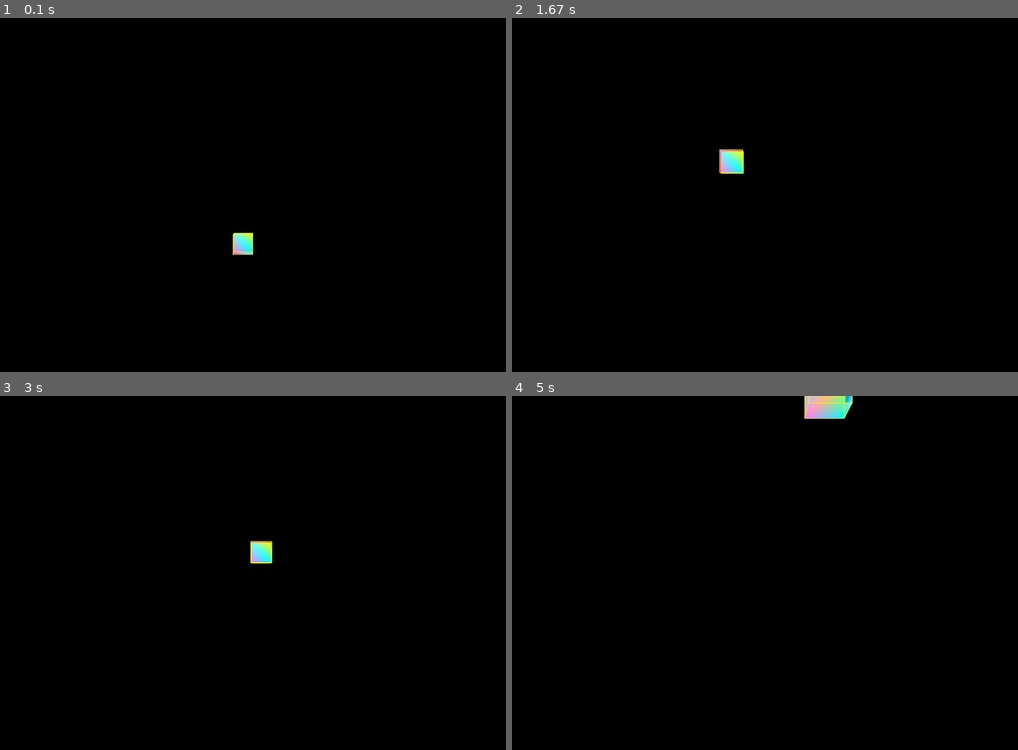
Above: before the commit, frames 1-4 (two rows, left to right).
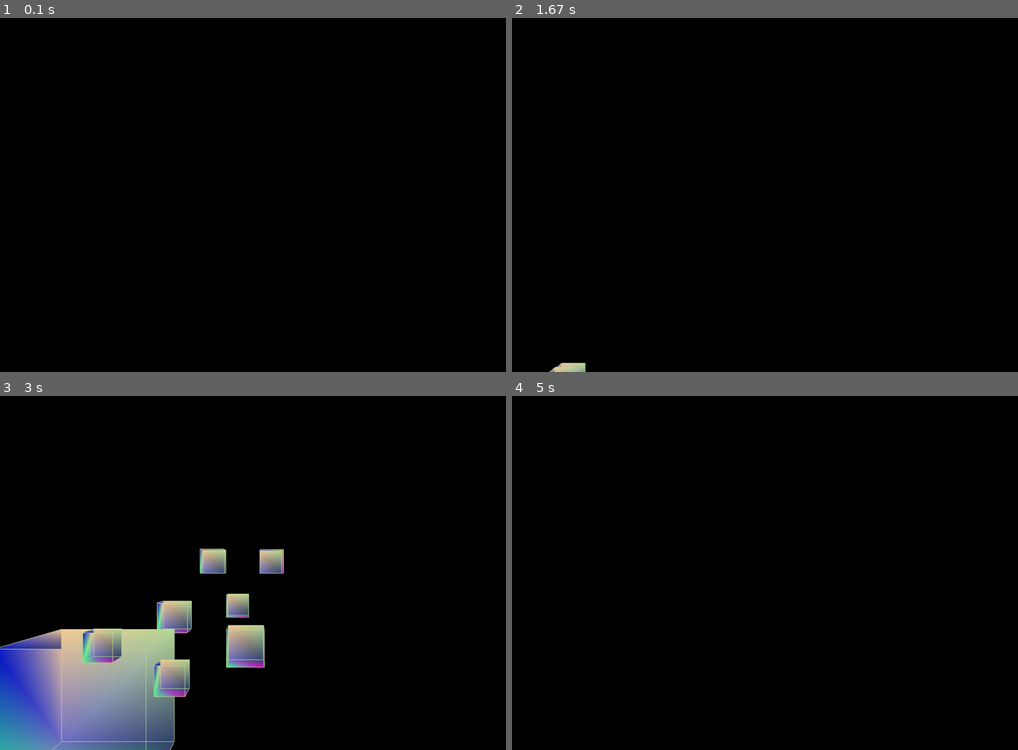
Above: after the commit, the same moments.

Repository: dvbridges/pyGames
Game: pygame game, started from OpenGL/multi_game_cube.py
Same seed, same stepped clock (60 frames per second), same inputs: the game is played once before the commit and once after it.
Inputs:
- Up to frame 1 (0.1 s): no input
- Up to frame 2 (1.67 s): hold Right 0.33-0.8 s; hold Up 0.83-1.3 s; hold Right from 1.33 s (still down)
- Up to frame 3 (3 s): release Right at 1.8 s; hold Left 1.83-2.37 s; hold Down 2.4-2.87 s; hold Left from 2.9 s (still down)
- Up to frame 4 (5 s): release Left at 3.37 s; hold Up 3.4-3.87 s; hold Right 3.9-4.53 s; hold Down from 4.57 s (still down)

The runs differ from the first frame. In frame 1, 0.3% of the frame differs, in the area x 46-50%, y 60-67%; in frame 2, 0.5%; in frame 3, 15%, in the area x 0-57%, y 40-100%; in frame 4, 0.6%.

Commit message:
Adds multiple flying cubes

Diff:
--- a/OpenGL/game_cube.py
+++ b/OpenGL/multi_game_cube.py
@@ -39,31 +39,49 @@
 	(4,5,6,7),
 	)
 
-surface_colors = (
-	(.5,1,1),
-	(1,.1,0),
-	(1,0,1),
-	(0,0,.5),
-	(0,1,1),
-	(1,0.5,1),
-	(.5,1,1),
-	(1,1,0),
-	(1,0,1),
-	(0,0,1),
-	(0,1,1),
-	(1,0.5,1),
-	)
+def Cube_color():
+	"""
+	Sets cube color
+	"""
+	surface_colors=[(random.random(),random.random(),random.random()) for x in range(12)]
+	return surface_colors
 
-def Cube():
+def Cube_list(n, max_distance):
+	"""
+	Cretes dictionary of n cubes
+	"""
+	cube_dict = {}
+	for cubes in range(n):
+		cube_dict[cubes]=set_vertices(max_distance)
+	return cube_dict
 
+def set_vertices(max_distance):
+	"""
+	Set vertices for each cube
+	"""
+	x_value_change = random.randrange(-10,10)
+	y_value_change = random.randrange(-10,10)
+	z_value_change = random.randrange(-1*max_distance,-20)
+	new_vertices=[]
+	for vert in vertices:
+		new_x=vert[0]+x_value_change
+		new_y=vert[1]+y_value_change
+		new_z=vert[2]+z_value_change
+		new_vertices.append((new_x,new_y,new_z))
+	return new_vertices
+
+
+def Cube(colors=Cube_color(),vertices=vertices):
+	"""
+	Create cubes
+	"""
 	glBegin(GL_QUADS)
 	for surface in surfaces:
 		# glColor3fv(surface_colors[surfaces.index(surface)]) ## colors based on face
 		for vertex in surface:
-			glColor3fv(surface_colors[vertex]) # colours based on vertex
+			glColor3fv(colors[vertex]) # colours based on vertex
 			glVertex3fv(vertices[vertex])
 	glEnd()
-
 
 	glBegin(GL_LINES)
 	for edge in edges:
@@ -71,7 +89,18 @@
 			glVertex3fv(vertices[vertex])
 	glEnd()
 
-def main():
+def move_cube(x_move,y_move):
+	"""
+	Move cube based on user input
+	"""
+	Cube_loc = glGetDoublev(GL_MODELVIEW_MATRIX) # get cube spatial locations
+	camera_x = Cube_loc[3][0]
+	camera_y = Cube_loc[3][1]
+	camera_z = Cube_loc[3][2]
+	glTranslatef(x_move,y_move, .6)
+	return camera_z
+
+def main():#
 	os.environ['SDL_VIDEO_CENTERED'] = '1'
 	pygame.init()
 	display = (1000,700)
@@ -81,11 +110,12 @@
 	glRotate(0,0,0,0) # Rotate cube
 	x_move,y_move,z_move = 0,0,0
 	move_inc = .3
-
-	object_passed = False
+	max_distance=100
+	number_of_cubes=30
+	cube_dict=Cube_list(number_of_cubes,max_distance)
 
 	# Start Pygame event loop
-	while not object_passed:
+	while True:
 		for event in pygame.event.get():
 			if event.type == pygame.QUIT:
 				pygame.quit()
@@ -102,18 +132,18 @@
 			if event.type == pygame.KEYUP:
 				x_move,y_move,z_move = 0,0,0
 
-		Cube_loc = glGetDoublev(GL_MODELVIEW_MATRIX) # get cube spatial locations
-		camera_x = Cube_loc[3][0]
-		camera_y = Cube_loc[3][1]
-		camera_z = Cube_loc[3][2]
-		glTranslatef(x_move,y_move, .6)
+		camera_z=move_cube(x_move,y_move)
+
 		glClear(GL_COLOR_BUFFER_BIT|GL_DEPTH_BUFFER_BIT)
-		Cube()
+
+		for each_cube in cube_dict:
+			Cube(vertices=cube_dict[each_cube])
 		pygame.display.flip()
 
 		if camera_z <=0:
 			object_passed = True
 
+
 if __name__ == "__main__":
 	for runs in range(10):
 		main()
